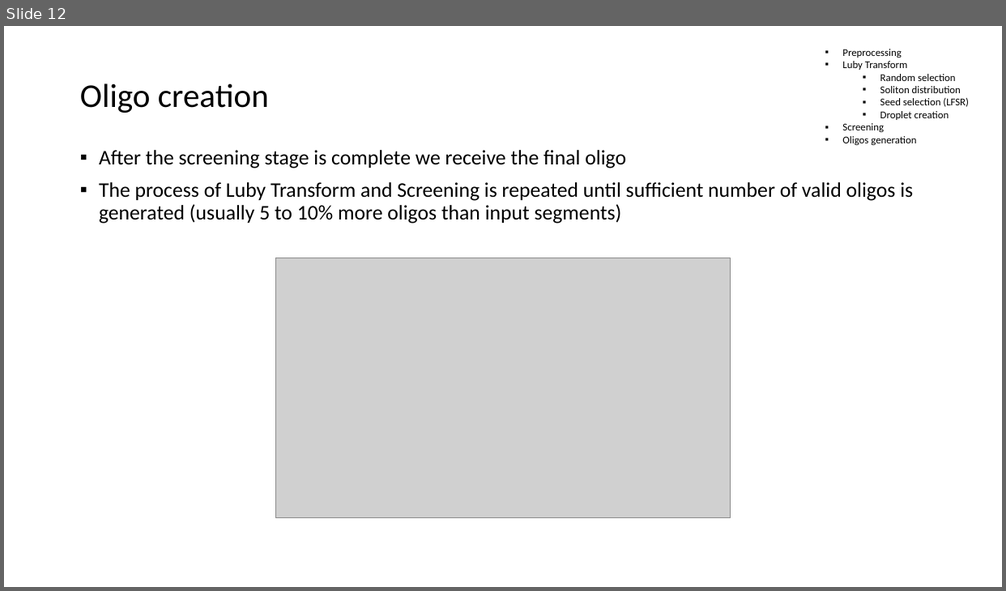
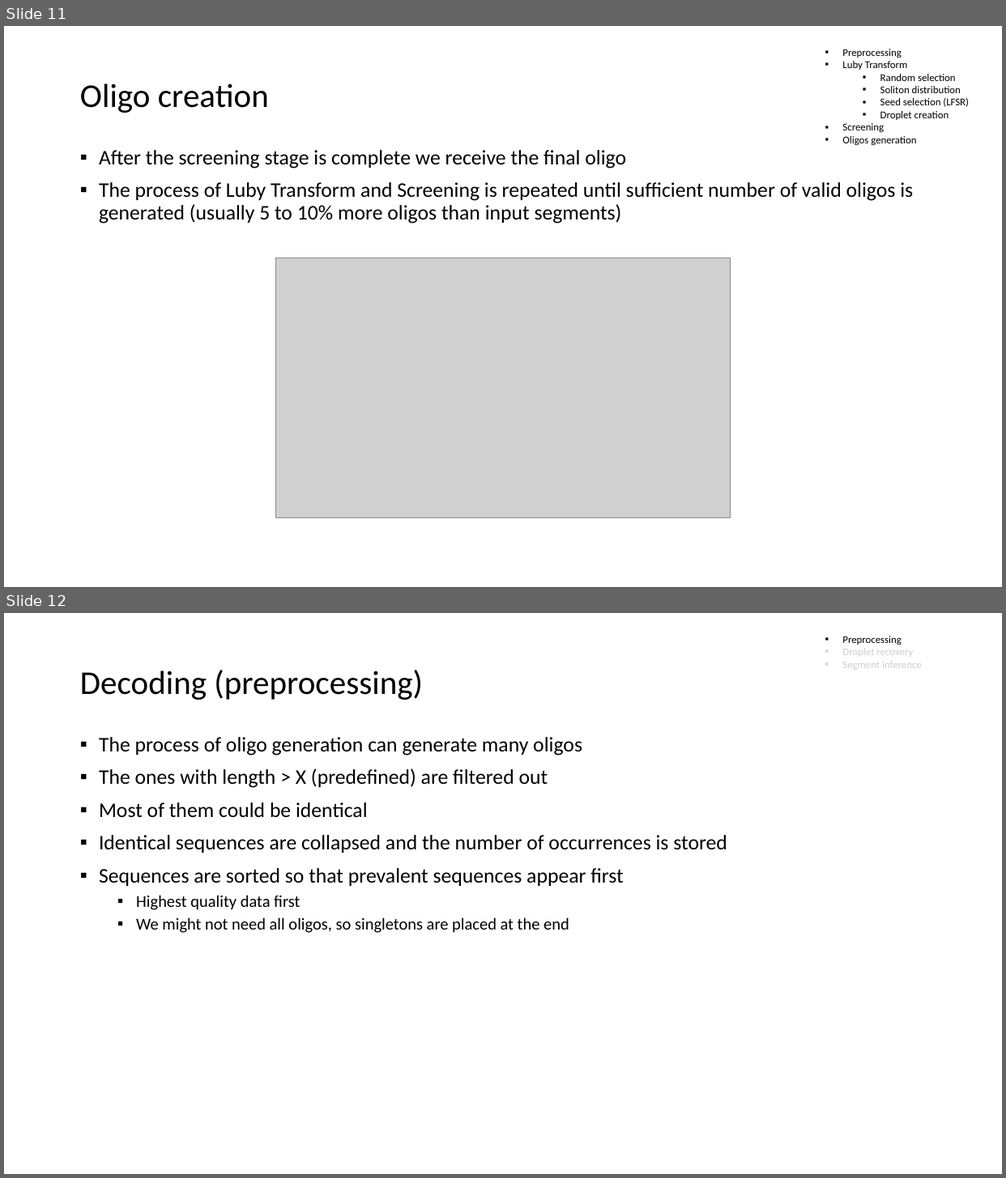
Before and after one commit to NakoNachev/dna_fountain, a slide deck: DNA Fountain_presi.pptx. Shown one above the other, each under a label of ours: slide 12 before the commit, slides 11 and 12 after it. The pictures are 1006x591 and 1006x1178 pixels, drawn with LibreOffice and Linux fonts; fonts in the diff are those of the drawing; grey boxes stand for pictures. Boxes give left, top, right and bottom in pixels: in the first picture for what was removed or moved away, otherwise in the second. Text is boxed around its words. In the diff, an @@ line names an element or a change of style, - is before the commit and + after.

```diff
--- a/DNA Fountain_presi.pptx
+++ b/DNA Fountain_presi.pptx
@@ slide 12 added at bbox=[4, 613, 1002, 1174], background #FFFFFF @@
@@ text added at bbox=[842, 636, 922, 669], 10 pt, text #D0CECE @@
+  ▪ Preprocessing
+  ▪ Droplet recovery
+  ▪ Segment inference
@@ title added at bbox=[80, 670, 423, 700], 32 pt, text #000000 @@
+Decoding (preprocessing)
@@ text added at bbox=[99, 737, 727, 933], 20 pt, text #000000 @@
+▪ The process of oligo generation can generate many oligos
+▪ The ones with length > X (predefined) are filtered out
+▪ Most of them could be identical
+▪ Identical sequences are collapsed and the number of occurrences is stored
+▪ Sequences are sorted so that prevalent sequences appear first
+  ▪ Highest quality data first
+  ▪ We might not need all oligos, so singletons are placed at the end
@@ what was slide 12 is now slide 11 @@
```
Also in this commit, not shown: 2 slides changed, 6 other slides added.
